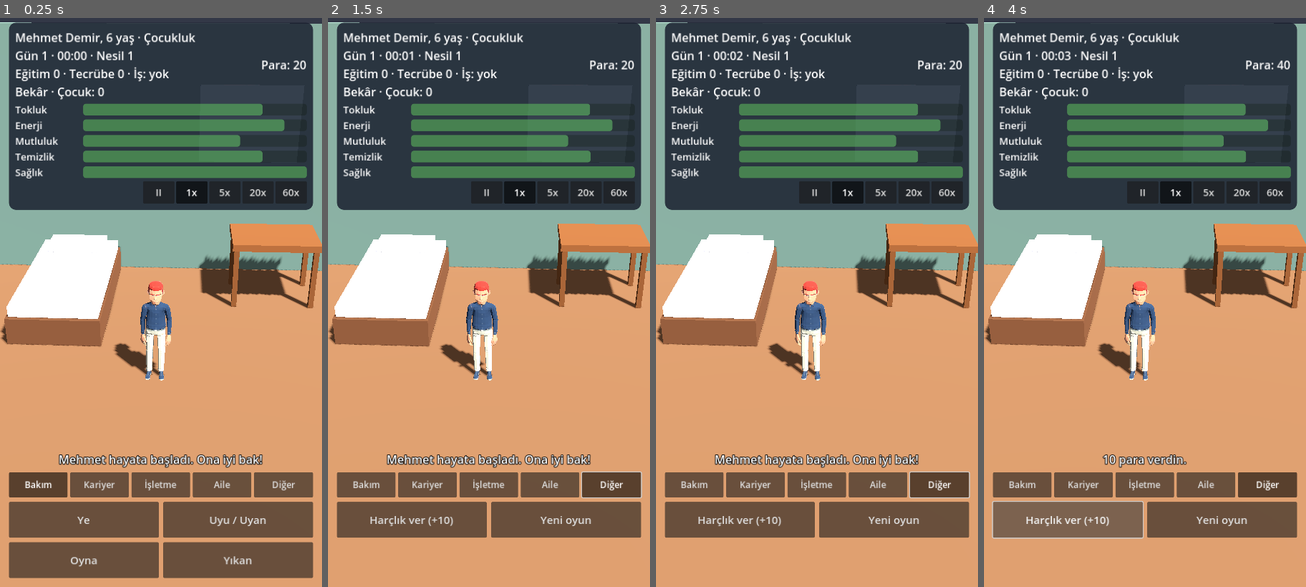
Above: before the commit, frames 1-4 (left to right).
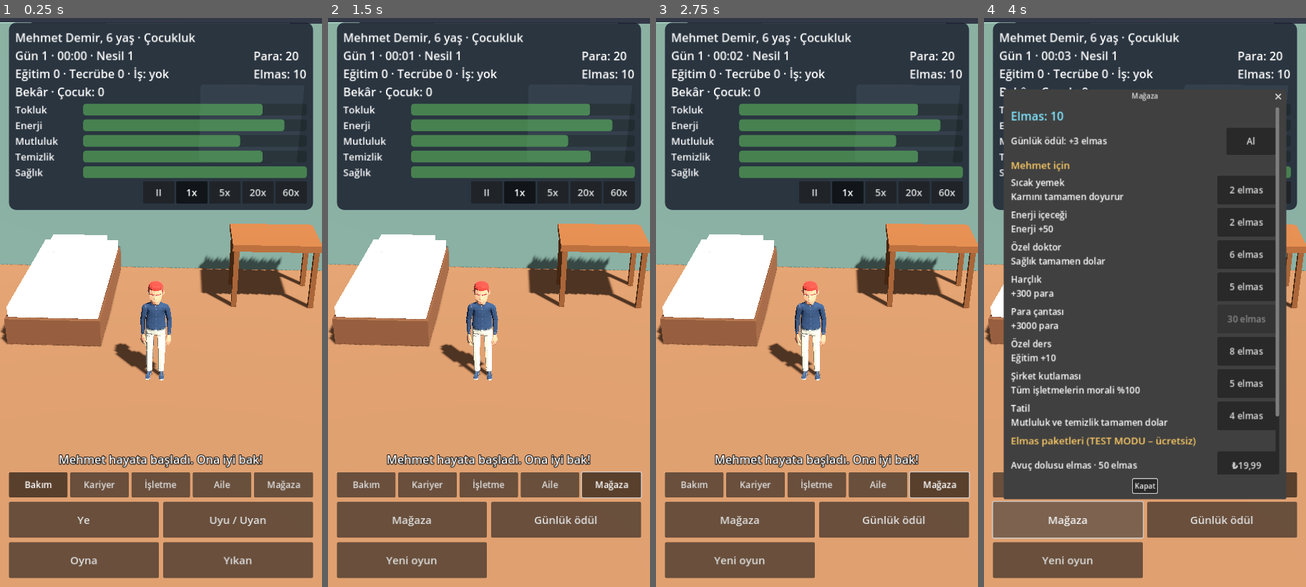
Above: after the commit, the same moments.

Repository: ismetcabbar9-oss/Dilenci
Game: Godot game, scene res://scenes/main.tscn
Two runs of this game, one before a commit and one after it. Both use one fixed random seed, a clock stepped at 60 frames per second and the inputs below.
Inputs (mouse positions are in pixels of both pictures, inside the frame that each line leads up to):
- Up to frame 1 (0.25 s): no input
- Up to frame 2 (1.5 s): click "Bakım" at 0.5 s; click (611, 484) at 1.25 s, where only the run before the commit has a clickable "Diğer"
- Up to frame 3 (2.75 s): click (939, 484) at 2 s, where only the run after the commit has a clickable "Mağaza"
- Up to frame 4 (4 s): click (1067, 518) at 2.75 s, where only the run before the commit has a clickable "Harçlık ver (+10)"; click (1067, 518) at 3.5 s, where only the run after the commit has a clickable "Mağaza"

The runs differ from the first frame. In frame 1, 0.5% of the frame differs, in the area x 78-96%, y 5-83%; in frame 2, 3.8%; in frame 3, 3.8%; in frame 4, 58%, in the area x 2-96%, y 5-99%.

Commit message:
Mağaza ve elmas sistemi: elmasla ürünler, günlük ödül serisi, unvan/evre ödülleri, elmas paketleri (test modu, Play Billing için hazır), kalıcı cüzdan
Co-Authored-By: Claude Opus 5.5 <noreply@anthropic.com>
Claude-Session: https://claude.ai/code/session_01Njhua5HdieXmhM4secDQqv

Diff:
--- a/project.godot
+++ b/project.godot
@@ -13,6 +13,7 @@
 
 [autoload]
 
+Store="*res://scripts/store.gd"
 GameState="*res://scripts/game_state.gd"
 
 [display]
--- a/scripts/game_state.gd
+++ b/scripts/game_state.gd
@@ -93,7 +93,6 @@
 # --- Durum ---
 var person: Dictionary = {}      # Şu an oynanan karakter
 var money: int = 0               # Oyun içi para
-var gems: int = 0                # Özel para (ileride mağaza)
 var game_minutes: float = 0.0    # Oyun başından beri geçen toplam oyun dakikası
 var speed_index: int = 1
 var generation: int = 1
@@ -102,6 +101,7 @@
 ## Aile işletmeleri (nesiller boyu miras kalır): [{type, level, morale, invested}]
 var businesses: Array = []
 var _last_title := ""
+var earned_titles: Array = []    # Elmas ödülü verilmiş unvanlar
 var sleeping: bool = false
 var is_dead: bool = false
 
@@ -137,10 +137,10 @@
 # ---------------------------------------------------------------
 func new_game() -> void:
 	money = 20
-	gems = 0
 	generation = 1
 	family_tree = []
 	businesses = []
+	earned_titles = []
 	family_name = SURNAMES[randi() % SURNAMES.size()]
 	_last_title = ""
 	game_minutes = 0.0
@@ -235,6 +235,8 @@
 		_last_stage = stage
 		stage_changed.emit(stage)
 		message.emit("%s artık %s evresinde!" % [person.name, get_stage().name])
+		if not offline:
+			Store.add_gems(3, "yeni hayat evresi")
 
 	if not offline:
 		if needs.health <= 0.0:
@@ -316,13 +318,6 @@
 	_add_need("hygiene", 40.0)
 	_pass_time(20.0)
 	message.emit("Yıkandı, tertemiz.")
-
-
-## Oyuncunun doğrudan "harçlık / yemek parası" vermesi (ileride mağazaya bağlanacak).
-func give_money(amount: int) -> void:
-	money += amount
-	message.emit("%d para verdin." % amount)
-	changed.emit()
 
 
 func set_speed(index: int) -> void:
@@ -637,6 +632,11 @@
 		message.emit("Tebrikler! %s kuruldu!" % get_holding_name())
 	elif t != "":
 		message.emit("Yeni unvan: %s!" % t)
+	# Her unvan ailede ilk kez kazanıldığında elmas ödülü
+	var rewards := {"Esnaf": 5, "İş İnsanı": 10, "Holding Sahibi": 25}
+	if rewards.has(t) and not earned_titles.has(t):
+		earned_titles.append(t)
+		Store.add_gems(rewards[t], "%s unvanı" % t)
 
 
 func get_job() -> Dictionary:
@@ -775,13 +775,13 @@
 		"saved_at": Time.get_unix_time_from_system(),
 		"person": person,
 		"money": money,
-		"gems": gems,
 		"game_minutes": game_minutes,
 		"speed_index": speed_index,
 		"generation": generation,
 		"family_tree": family_tree,
 		"family_name": family_name,
 		"businesses": businesses,
+		"earned_titles": earned_titles,
 		"sleeping": sleeping,
 		"is_dead": is_dead,
 	}
@@ -810,13 +810,13 @@
 	if not person.has("last_baby_minutes"):
 		person.last_baby_minutes = -1.0e9
 	money = int(data.get("money", 0))
-	gems = int(data.get("gems", 0))
 	game_minutes = float(data.get("game_minutes", 0.0))
 	speed_index = int(data.get("speed_index", 1))
 	generation = int(data.get("generation", 1))
 	family_tree = data.get("family_tree", [])
 	family_name = data.get("family_name", SURNAMES[randi() % SURNAMES.size()])
 	businesses = data.get("businesses", [])
+	earned_titles = data.get("earned_titles", [])
 	_last_title = get_title()
 	sleeping = bool(data.get("sleeping", false))
 	is_dead = bool(data.get("is_dead", false))
--- a/scripts/main.gd
+++ b/scripts/main.gd
@@ -35,6 +35,7 @@
 	GameState.changed.connect(_refresh_family)
 	GameState.message.connect(_show_message)
 	GameState.died.connect(_on_died)
+	Store.wallet_changed.connect(_refresh_ui)
 	_refresh_ui()
 	_refresh_family()
 	if GameState.is_dead:
@@ -240,8 +241,9 @@
 			["Evlen", GameState.action_marry],
 			["Çocuk sahibi ol", GameState.action_have_baby],
 		]],
-		["Diğer", [
-			["Harçlık ver (+10)", GameState.give_money.bind(10)],
+		["Mağaza", [
+			["Mağaza", _open_store],
+			["Günlük ödül", Store.claim_daily],
 			["Yeni oyun", _confirm_reset],
 		]],
 	]
@@ -449,6 +451,85 @@
 		row.add_child(b)
 
 
+# --- Mağaza penceresi ---
+var _store_box: VBoxContainer
+
+
+func _open_store() -> void:
+	var w := AcceptDialog.new()
+	w.title = "Mağaza"
+	w.ok_button_text = "Kapat"
+	var scroll := ScrollContainer.new()
+	scroll.custom_minimum_size = Vector2(600, 820)
+	scroll.horizontal_scroll_mode = ScrollContainer.SCROLL_MODE_DISABLED
+	w.add_child(scroll)
+	_store_box = VBoxContainer.new()
+	_store_box.size_flags_horizontal = Control.SIZE_EXPAND_FILL
+	_store_box.add_theme_constant_override("separation", 8)
+	scroll.add_child(_store_box)
+	_fill_store()
+	Store.wallet_changed.connect(_fill_store)
+	var close := func():
+		if Store.wallet_changed.is_connected(_fill_store):
+			Store.wallet_changed.disconnect(_fill_store)
+		w.queue_free()
+	w.confirmed.connect(close)
+	w.canceled.connect(close)
+	add_child(w)
+	w.popup_centered()
+
+
+func _fill_store() -> void:
+	if not is_instance_valid(_store_box):
+		return
+	for c in _store_box.get_children():
+		c.queue_free()
+	var head := _label(26)
+	head.text = "Elmas: %d" % Store.gems
+	head.add_theme_color_override("font_color", Color(0.5, 0.9, 1.0))
+	_store_box.add_child(head)
+
+	# Günlük ödül
+	var daily := HBoxContainer.new()
+	_store_box.add_child(daily)
+	var dl := _label(20)
+	dl.size_flags_horizontal = Control.SIZE_EXPAND_FILL
+	dl.text = "Günlük ödül: +%d elmas" % Store.next_daily_amount() if Store.can_claim_daily() else "Günlük ödül alındı · seri: %d gün" % Store.streak
+	daily.add_child(dl)
+	var db := _button("Al", 20)
+	db.custom_minimum_size = Vector2(110, 60)
+	db.disabled = not Store.can_claim_daily()
+	db.pressed.connect(Store.claim_daily)
+	daily.add_child(db)
+
+	_store_box.add_child(_section("%s için" % GameState.person.name))
+	for it in Store.ITEMS:
+		var row := HBoxContainer.new()
+		_store_box.add_child(row)
+		var l := _label(20)
+		l.size_flags_horizontal = Control.SIZE_EXPAND_FILL
+		l.text = "%s\n%s" % [it.name, it.desc]
+		row.add_child(l)
+		var b := _button("%d elmas" % it.price, 20)
+		b.custom_minimum_size = Vector2(130, 64)
+		b.disabled = Store.gems < it.price or GameState.is_dead
+		b.pressed.connect(Store.buy_item.bind(it.id))
+		row.add_child(b)
+
+	_store_box.add_child(_section("Elmas paketleri" + (" (TEST MODU – ücretsiz)" if Store.TEST_MODE else "")))
+	for p in Store.GEM_PACKS:
+		var row := HBoxContainer.new()
+		_store_box.add_child(row)
+		var l := _label(20)
+		l.size_flags_horizontal = Control.SIZE_EXPAND_FILL
+		l.text = "%s · %d elmas%s" % [p.name, p.gems, ("\n" + p.badge) if p.has("badge") else ""]
+		row.add_child(l)
+		var b := _button(p.price_label, 20)
+		b.custom_minimum_size = Vector2(130, 64)
+		b.pressed.connect(Store.purchase_pack.bind(p.id))
+		row.add_child(b)
+
+
 func _section(text: String) -> Label:
 	var l := _label(22)
 	l.text = text
@@ -497,7 +578,7 @@
 		p.name, GameState.family_name, int(GameState.get_age_years()), stage.name, status,
 		GameState.get_day(), GameState.get_clock_text(), GameState.generation,
 		int(p.education), int(p.experience), job.get("name", "yok"), fam] + biz_line
-	money_label.text = "Para: %d" % GameState.money
+	money_label.text = "Para: %d\nElmas: %d" % [GameState.money, Store.gems]
 	for key in bars:
 		var v: float = p.needs[key]
 		var bar: ProgressBar = bars[key]
--- /dev/null
+++ b/scripts/store.gd
@@ -0,0 +1,215 @@
+extends Node
+## Mağaza ve özel para (Elmas) — autoload: Store
+## Elmaslar ayrı bir cüzdan dosyasında tutulur: "Yeni oyun" ile silinmez
+## (gerçek parayla alınmış olabilirler).
+##
+## Gerçek ödeme: Android'de Google Play Billing eklentisi bağlanınca
+## `_start_real_purchase` doldurulacak. Şimdilik TEST MODU: satın alma anında onaylanır.
+
+signal wallet_changed
+signal purchase_finished(pack_id: String, ok: bool)
+
+const WALLET_PATH := "user://wallet.json"
+const TEST_MODE := true
+
+## Gerçek parayla alınan elmas paketleri (fiyatlar Play Console'da belirlenecek).
+const GEM_PACKS := [
+	{"id": "gems_small", "name": "Avuç dolusu elmas", "gems": 50, "price_label": "₺19,99"},
+	{"id": "gems_medium", "name": "Kese dolusu elmas", "gems": 150, "price_label": "₺49,99", "badge": "+%25"},
+	{"id": "gems_large", "name": "Sandık dolusu elmas", "gems": 500, "price_label": "₺129,99", "badge": "En avantajlı"},
+]
+
+## Elmasla alınan ürünler.
+const ITEMS := [
+	{"id": "meal", "name": "Sıcak yemek", "desc": "Karnını tamamen doyurur", "price": 2},
+	{"id": "energy", "name": "Enerji içeceği", "desc": "Enerji +50", "price": 2},
+	{"id": "doctor", "name": "Özel doktor", "desc": "Sağlık tamamen dolar", "price": 6},
+	{"id": "allowance", "name": "Harçlık", "desc": "+300 para", "price": 5},
+	{"id": "cash_bag", "name": "Para çantası", "desc": "+3000 para", "price": 30},
+	{"id": "tutor", "name": "Özel ders", "desc": "Eğitim +10", "price": 8},
+	{"id": "party", "name": "Şirket kutlaması", "desc": "Tüm işletmelerin morali %100", "price": 5},
+	{"id": "vacation", "name": "Tatil", "desc": "Mutluluk ve temizlik tamamen dolar", "price": 4},
+]
+
+const DAILY_BASE := 3          # Günlük ödül
+const DAILY_STREAK_BONUS := 1  # Ardışık her gün için ek (en fazla +7)
+
+var gems: int = 10             # Başlangıç hediyesi
+var last_daily_day: int = -1   # Gerçek takvim günü (unix gün)
+var streak: int = 0
+var total_purchased: int = 0   # Gerçek parayla alınan toplam elmas
+
+
+func _ready() -> void:
+	_load()
+
+
+# ---------------------------------------------------------------
+# Elmas
+# ---------------------------------------------------------------
+func add_gems(amount: int, reason: String = "") -> void:
+	gems += amount
+	_save()
+	wallet_changed.emit()
+	if reason != "":
+		GameState.message.emit("+%d elmas: %s" % [amount, reason])
+
+
+func spend_gems(amount: int) -> bool:
+	if gems < amount:
+		return false
+	gems -= amount
+	_save()
+	wallet_changed.emit()
+	return true
+
+
+# ---------------------------------------------------------------
+# Elmasla ürün alma
+# ---------------------------------------------------------------
+func get_item(item_id: String) -> Dictionary:
+	for it in ITEMS:
+		if it.id == item_id:
+			return it
+	return {}
+
+
+func buy_item(item_id: String) -> bool:
+	var it := get_item(item_id)
+	if it.is_empty() or GameState.is_dead:
+		return false
+	if item_id == "party" and GameState.businesses.is_empty():
+		GameState.message.emit("Kutlama yapılacak bir işletme yok.")
+		return false
+	if not spend_gems(int(it.price)):
+		GameState.message.emit("Yeterli elmas yok (%d gerekli)." % int(it.price))
+		return false
+	_apply_item(item_id)
+	GameState.message.emit("%s alındı! (-%d elmas)" % [it.name, int(it.price)])
+	GameState.changed.emit()
+	GameState.save_game()
+	return true
+
+
+func _apply_item(item_id: String) -> void:
+	var needs: Dictionary = GameState.person.needs
+	match item_id:
+		"meal":
+			needs.hunger = 100.0
+		"energy":
+			needs.energy = minf(100.0, needs.energy + 50.0)
+		"doctor":
+			needs.health = 100.0
+		"allowance":
+			GameState.money += 300
+		"cash_bag":
+			GameState.money += 3000
+		"tutor":
+			GameState.person.education = minf(100.0, GameState.person.education + 10.0)
+		"party":
+			for b in GameState.businesses:
+				b.morale = 100.0
+		"vacation":
+			needs.fun = 100.0
+			needs.hygiene = 100.0
+
+
+# ---------------------------------------------------------------
+# Günlük ödül (gerçek takvim gününe göre)
+# ---------------------------------------------------------------
+func _today() -> int:
+	return int(Time.get_unix_time_from_system() / 86400.0)
+
+
+func can_claim_daily() -> bool:
+	return _today() != last_daily_day
+
+
+func next_daily_amount() -> int:
+	var s := streak + 1 if _today() == last_daily_day + 1 else 1
+	return DAILY_BASE + mini(s - 1, 7) * DAILY_STREAK_BONUS
+
+
+func claim_daily() -> void:
+	if not can_claim_daily():
+		GameState.message.emit("Bugünkü ödül alındı. Yarın tekrar gel!")
+		return
+	var amount := next_daily_amount()
+	streak = streak + 1 if _today() == last_daily_day + 1 else 1
+	last_daily_day = _today()
+	add_gems(amount, "günlük ödül (%d. gün)" % streak)
+
+
+# ---------------------------------------------------------------
+# Gerçek para ile satın alma
+# ---------------------------------------------------------------
+func get_pack(pack_id: String) -> Dictionary:
+	for p in GEM_PACKS:
+		if p.id == pack_id:
+			return p
+	return {}
+
+
+func purchase_pack(pack_id: String) -> void:
+	var p := get_pack(pack_id)
+	if p.is_empty():
+		purchase_finished.emit(pack_id, false)
+		return
+	if TEST_MODE:
+		_on_purchase_success(pack_id)
+	else:
+		_start_real_purchase(pack_id)
+
+
+func _start_real_purchase(pack_id: String) -> void:
+	# TODO: Google Play Billing eklentisi (godot-google-play-billing) bağlanınca
+	# burada satın alma akışı başlatılacak; onay gelince _on_purchase_success çağrılacak.
+	push_warning("Gerçek ödeme henüz bağlı değil: %s" % pack_id)
+	purchase_finished.emit(pack_id, false)
+
+
+func _on_purchase_success(pack_id: String) -> void:
+	var p := get_pack(pack_id)
+	total_purchased += int(p.gems)
+	add_gems(int(p.gems), "%s%s" % [p.name, " (test)" if TEST_MODE else ""])
+	purchase_finished.emit(pack_id, true)
+
+
+# ---------------------------------------------------------------
+# Kayıt
+# ---------------------------------------------------------------
+func _save() -> void:
+	var f := FileAccess.open(WALLET_PATH, FileAccess.WRITE)
+	if f:
+		f.store_string(JSON.stringify({
+			"gems": gems,
+			"last_daily_day": last_daily_day,
+			"streak": streak,
+			"total_purchased": total_purchased,
+		}))
+
+
+func _load() -> void:
+	if not FileAccess.file_exists(WALLET_PATH):
+		_save()
+		return
+	var f := FileAccess.open(WALLET_PATH, FileAccess.READ)
+	if f == null:
+		return
+	var d = JSON.parse_string(f.get_as_text())
+	if typeof(d) != TYPE_DICTIONARY:
+		return
+	gems = int(d.get("gems", 0))
+	last_daily_day = int(d.get("last_daily_day", -1))
+	streak = int(d.get("streak", 0))
+	total_purchased = int(d.get("total_purchased", 0))
+
+
+## Sadece testler için: cüzdanı sıfırla.
+func reset_wallet_for_tests() -> void:
+	gems = 10
+	last_daily_day = -1
+	streak = 0
+	total_purchased = 0
+	_save()
+	wallet_changed.emit()
--- a/tools/screenshot.gd
+++ b/tools/screenshot.gd
@@ -48,6 +48,11 @@
 		main._open_business()
 		for i in 30:
 			await process_frame
+	if args.has("store"):
+		main._select_tab(4)
+		main._open_store()
+		for i in 30:
+			await process_frame
 	await RenderingServer.frame_post_draw
 	root.get_texture().get_image().save_png(out)
 	quit()
--- a/tools/test_life.gd
+++ b/tools/test_life.gd
@@ -84,6 +84,26 @@
 	if gs.businesses.size() != 4: fails += 1; print("FAIL işletmeler mirasa geçmedi")
 	if gs.is_dead or gs.person.name != "Ece" or gs.generation != 2 or gs.money != 100:
 		fails += 1; print("FAIL miras")
+	# Mağaza / elmas
+	var st = root.get_node("Store")
+	st.reset_wallet_for_tests()
+	gs.reset_game()
+	st.claim_daily()
+	if st.gems != 13: fails += 1; print("FAIL günlük ödül ", st.gems)
+	st.claim_daily()
+	if st.gems != 13: fails += 1; print("FAIL günlük ödül iki kez alındı")
+	gs.person.needs.hunger = 10.0
+	st.buy_item("meal")
+	if gs.person.needs.hunger != 100.0 or st.gems != 11: fails += 1; print("FAIL yemek alınamadı")
+	if st.buy_item("cash_bag"): fails += 1; print("FAIL elmas yetmeden alındı")
+	st.purchase_pack("gems_medium")
+	if st.gems != 161: fails += 1; print("FAIL paket ", st.gems)
+	var before: int = gs.money
+	st.buy_item("cash_bag")
+	if gs.money != before + 3000: fails += 1; print("FAIL para çantası")
+	gs.reset_game()
+	if st.gems != 131: fails += 1; print("FAIL yeni oyunda elmas silindi ", st.gems)
+	st.reset_wallet_for_tests()
 	gs.reset_game()
 	print("SONUÇ: ", "TÜM TESTLER GEÇTİ" if fails == 0 else "%d HATA" % fails)
 	quit(fails)
